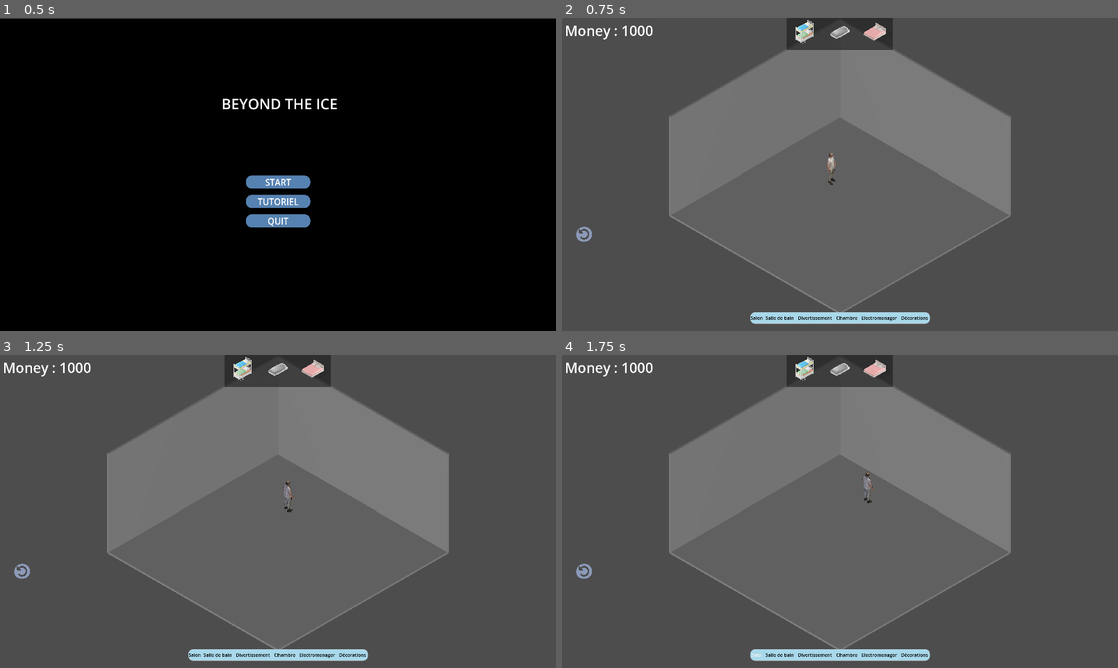
Above: before the commit, frames 1-4 (two rows, left to right).
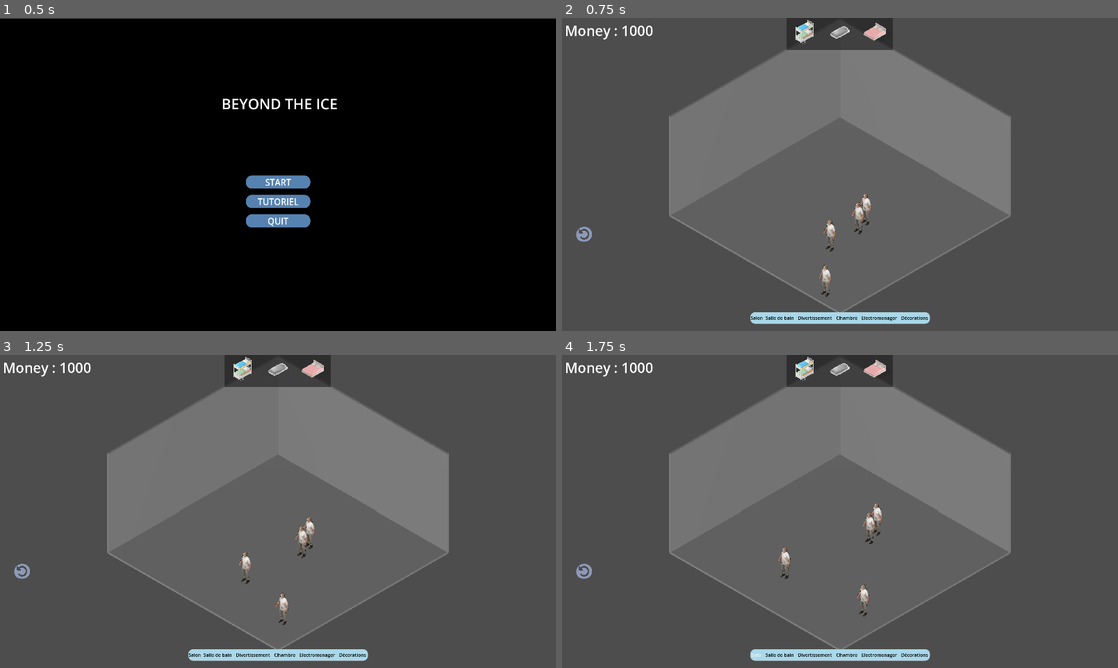
Above: after the commit, the same moments.

Repository: ygr671/beyond-the-ice
Game: Godot game, scene res://menu_principal/menu_principal.tscn
Same seed, same stepped clock (60 frames per second), same inputs: the game is played once before the commit and once after it.
Inputs:
- Up to frame 1 (0.5 s): no input
- Up to frame 2 (0.75 s): click "START" at 0.5 s
- Up to frame 3 (1.25 s): no input
- Up to frame 4 (1.75 s): click "Salon" at 1.25 s

Frame 1 is identical in both runs. In frame 2, 0.5% of the frame differs, in the area x 46-56%, y 42-90%; in frame 3, 0.5%; in frame 4, 0.5%.

Commit message:
Ajout de l'ajout dynamique des personnages non joueur aux scènes

Diff:
--- a/Scenes/main_scene.tscn
+++ b/Scenes/main_scene.tscn
@@ -1,9 +1,8 @@
-[gd_scene load_steps=14 format=3 uid="uid://vy68o6b7ni3t"]
+[gd_scene load_steps=13 format=3 uid="uid://vy68o6b7ni3t"]
 
 [ext_resource type="PackedScene" uid="uid://cly3vguseol5j" path="res://Scenes/UIObjectsSelection.tscn" id="1_r150o"]
 [ext_resource type="Texture2D" uid="uid://dn71xijsbmnut" path="res://Import/Icon/undoButtonIcon.png" id="2_6l7je"]
-[ext_resource type="PackedScene" uid="uid://dhb0rh6musbex" path="res://npc/navigation_npc.tscn" id="3_jv6wh"]
-[ext_resource type="PackedScene" uid="uid://bucodnkauoxb" path="res://Import/Models/Nils.fbx" id="5_iacmt"]
+[ext_resource type="Script" uid="uid://bkgkdiw6yfk3v" path="res://Scenes/salle_npc_creation.gd" id="3_iacmt"]
 
 [sub_resource type="StyleBoxFlat" id="StyleBoxFlat_6l7je"]
 bg_color = Color(0.547312, 0.5998718, 0.720781, 1)
@@ -13,6 +12,8 @@
 corner_radius_bottom_left = 50
 
 [sub_resource type="NavigationMesh" id="NavigationMesh_x6ack"]
+vertices = PackedVector3Array(-7.3586483, -2.095741, -9.3837385, -7.3586483, -2.095741, 9.3662615, 11.391352, -2.095741, 9.3662615, 11.391352, -2.095741, -9.3837385)
+polygons = [PackedInt32Array(3, 2, 0), PackedInt32Array(0, 2, 1)]
 
 [sub_resource type="BoxMesh" id="BoxMesh_iacmt"]
 size = Vector3(10, 0.1, 10)
@@ -83,48 +84,42 @@
 
 [node name="PlacedObjects" type="Node3D" parent="."]
 
-[node name="Salle" type="Node3D" parent="."]
-
-[node name="NavigationRegion3D" type="NavigationRegion3D" parent="Salle"]
+[node name="NavigationRegion3D" type="NavigationRegion3D" parent="."]
 transform = Transform3D(0.5, 0, 0, 0, 0.5, 0, 0, 0, 0.5, -0.9956758, 1.2478706, 0.016869187)
 navigation_mesh = SubResource("NavigationMesh_x6ack")
 
-[node name="MeshInstance3D" type="MeshInstance3D" parent="Salle/NavigationRegion3D"]
+[node name="Salle" type="Node3D" parent="NavigationRegion3D"]
+transform = Transform3D(2, 0, 0, 0, 2, 0, 0, 0, 2, 1.9913516, -2.4957411, -0.033738375)
+script = ExtResource("3_iacmt")
 
-[node name="NavigationNPC" parent="Salle" instance=ExtResource("3_jv6wh")]
-transform = Transform3D(1, 0, 0, 0, 1, 0, 0, 0, 1, -1.307, 0.1, -0.414)
-input_ray_pickable = false
+[node name="Sol" type="StaticBody3D" parent="NavigationRegion3D/Salle"]
 
-[node name="Nils" parent="Salle/NavigationNPC" instance=ExtResource("5_iacmt")]
-
-[node name="Sol" type="StaticBody3D" parent="Salle"]
-
-[node name="MeshInstance3D" type="MeshInstance3D" parent="Salle/Sol"]
+[node name="MeshInstance3D" type="MeshInstance3D" parent="NavigationRegion3D/Salle/Sol"]
 mesh = SubResource("BoxMesh_iacmt")
 
-[node name="NavigationRegion3D" type="NavigationRegion3D" parent="Salle/Sol/MeshInstance3D"]
+[node name="NavigationRegion3D" type="NavigationRegion3D" parent="NavigationRegion3D/Salle/Sol/MeshInstance3D"]
 navigation_mesh = SubResource("NavigationMesh_iacmt")
 
-[node name="CollisionShape3D" type="CollisionShape3D" parent="Salle/Sol"]
+[node name="CollisionShape3D" type="CollisionShape3D" parent="NavigationRegion3D/Salle/Sol"]
 shape = SubResource("BoxShape3D_6ev3c")
 
-[node name="Mur droit" type="StaticBody3D" parent="Salle"]
+[node name="Mur droit" type="StaticBody3D" parent="NavigationRegion3D/Salle"]
 
-[node name="MeshInstance3D" type="MeshInstance3D" parent="Salle/Mur droit"]
+[node name="MeshInstance3D" type="MeshInstance3D" parent="NavigationRegion3D/Salle/Mur droit"]
 transform = Transform3D(1, 0, 0, 0, 1, 0, 0, 0, 1, 0, 2.5, -5)
 mesh = SubResource("BoxMesh_maf8m")
 
-[node name="CollisionShape3D" type="CollisionShape3D" parent="Salle/Mur droit"]
+[node name="CollisionShape3D" type="CollisionShape3D" parent="NavigationRegion3D/Salle/Mur droit"]
 transform = Transform3D(1, 0, 0, 0, 1, 0, 0, 0, 1, 0, 2.5, -5)
 shape = SubResource("BoxShape3D_huasi")
 
-[node name="Mur gauche" type="StaticBody3D" parent="Salle"]
+[node name="Mur gauche" type="StaticBody3D" parent="NavigationRegion3D/Salle"]
 
-[node name="MeshInstance3D" type="MeshInstance3D" parent="Salle/Mur gauche"]
+[node name="MeshInstance3D" type="MeshInstance3D" parent="NavigationRegion3D/Salle/Mur gauche"]
 transform = Transform3D(1, 0, 0, 0, 1, 0, 0, 0, 1, -5, 2.5, 0)
 mesh = SubResource("BoxMesh_m1efj")
 
-[node name="CollisionShape3D" type="CollisionShape3D" parent="Salle/Mur gauche"]
+[node name="CollisionShape3D" type="CollisionShape3D" parent="NavigationRegion3D/Salle/Mur gauche"]
 transform = Transform3D(1, 0, 0, 0, 1, 0, 0, 0, 1, -5, 2.5, 0)
 shape = SubResource("BoxShape3D_mai8y")
 
--- /dev/null
+++ b/Scenes/salle_npc_creation.gd
@@ -0,0 +1,14 @@
+extends Node3D
+
+@export var npc_scene: PackedScene = preload("res://npc/navigation_npc.tscn")
+
+func _ready() -> void:
+	for i in range(4):
+
+		var npc = npc_scene.instantiate() as NavigationNPC
+
+		var random_x = randf_range(0.0, 5.0)
+		var random_z = randf_range(0.0, 5.0)
+		# Position aléatoire dans la salle lors de l'apparition
+		npc.global_position = global_position + Vector3(random_x, 0, random_z)
+		add_child(npc)
--- a/npc/navigation_npc.gd
+++ b/npc/navigation_npc.gd
@@ -2,7 +2,7 @@
 
 class_name NavigationNPC
 @onready var navigation_agent_3d: NavigationAgent3D = $NavigationAgent3D
-@onready var model = $Nils
+@onready var model = $MeshInstance3D
 
 @export var npc_name: String = "NPC"
 @export var dialogue: String = "Bonjour !"
@@ -15,7 +15,21 @@
 var SPEED: float = 2.0
 var Move: bool = true
 
+func _init(name: String = "DefaultName", dialogue_text: String = "Bonjour !", model_name: String = "Nils") -> void:
+	self.npc_name = name
+	self.dialogue = dialogue_text
+	var path = "res://Import/Models/%s.fbx" % model_name
+	if ResourceLoader.exists(path):
+		var scene = load(path)
+		if scene is PackedScene:
+			model = scene.instantiate()
+			add_child(model)
+		else:
+			push_warning("Le fichier %s n'est pas une scène valide." % path)
+	else:
+		push_warning("Modèle %s introuvable dans Import/Models/" % model_name)
 
+	print("[DEBUG] : NPC créé : ", name, " - ", dialogue_text, " (modèle: ", model_name, ")")
 
 
 func _physics_process(delta: float) -> void:
@@ -35,8 +49,7 @@
 	else:
 		stuck_timer = 0.0  # réinitialise si le NPC bouge
 		var target_ratotion = atan2(direction.x, direction.z)
-		var current_rotation = model.rotation.y
-		var new_rotation = lerp_angle(current_rotation, target_ratotion, 5.0 * delta)
+		var new_rotation = lerp_angle(model.rotation.y, target_ratotion, 5.0 * delta)
 		model.rotation = Vector3(0, new_rotation, 0)
 
 func _set_new_random_destination() -> void:
--- a/npc/navigation_npc.tscn
+++ b/npc/navigation_npc.tscn
@@ -1,12 +1,12 @@
-[gd_scene load_steps=5 format=3 uid="uid://dhb0rh6musbex"]
+[gd_scene load_steps=4 format=3 uid="uid://dhb0rh6musbex"]
 
 [ext_resource type="Script" uid="uid://xxp86afck0ka" path="res://npc/navigation_npc.gd" id="1_jlvxn"]
-[ext_resource type="PackedScene" uid="uid://bucodnkauoxb" path="res://Import/Models/Nils.fbx" id="2_da7jf"]
 
 [sub_resource type="CapsuleMesh" id="CapsuleMesh_da7jf"]
 
 [sub_resource type="CylinderShape3D" id="CylinderShape3D_da7jf"]
-height = 4.211914
+height = 2.9973145
+radius = 0.67333984
 
 [node name="NavigationNPC" type="CharacterBody3D"]
 transform = Transform3D(1, 0, 0, 0, 1, 0, 0, 0, 1, 0, 0.008757591, 0)
@@ -20,7 +20,7 @@
 mesh = SubResource("CapsuleMesh_da7jf")
 
 [node name="CollisionShape3D" type="CollisionShape3D" parent="."]
-transform = Transform3D(0.5, 0, 0, 0, 0.5, 0, 0, 0, 0.5, 0, 0.44548887, 0)
+transform = Transform3D(0.5, 0, 0, 0, 0.5, 0, 0, 0, 0.5, 0, 0.7491388, 0)
 shape = SubResource("CylinderShape3D_da7jf")
 
 [node name="NavigationAgent3D" type="NavigationAgent3D" parent="."]
Not shown, added: Scenes/salle_npc_creation.gd.uid
